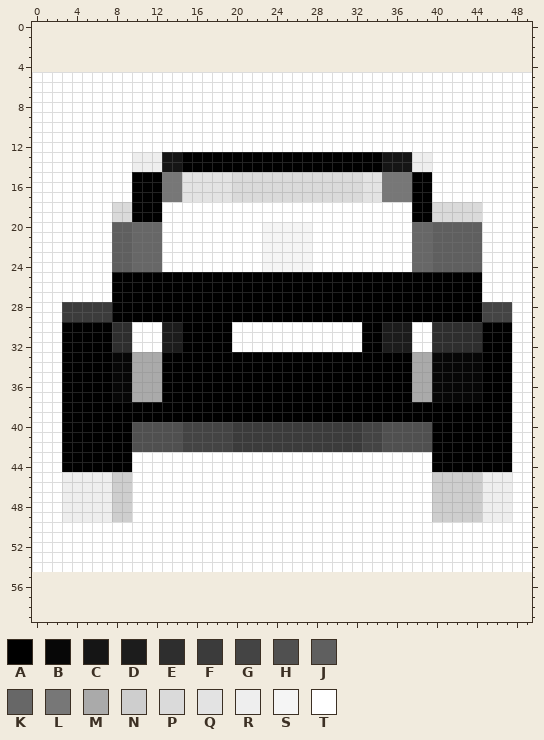
Two versions of one pixel-art sprite, car1.png. That is the earlier state.
The file is 50x50 pixels. Colours within 5 levels of each other are drawn and written as one. The old version is drawn lined up with the new one, on the new canvas.
Palette (. is transparent): A #000000  B #070707  C #151515  D #1c1c1c  E #2e2e2e  F #3b3b3b  G #444444  H #505050  J #5f5f5f  K #676767  L #777777  M #aaaaaa  N #cecece  P #dadada  Q #e3e3e3  R #eeeeee  S #f5f5f5  T #ffffff
Pixels before (only the part around the change), first column x 0:
 0 ..................................................
 1 ..................................................
 2 ..................................................
 3 ..................................................
 4 ..................................................
 5 TTTTTTTTTTTTTTTTTTTTTTTTTTTTTTTTTTTTTTTTTTTTTTTTTT
 6 TTTTTTTTTTTTTTTTTTTTTTTTTTTTTTTTTTTTTTTTTTTTTTTTTT
 7 TTTTTTTTTTTTTTTTTTTTTTTTTTTTTTTTTTTTTTTTTTTTTTTTTT
 8 TTTTTTTTTTTTTTTTTTTTTTTTTTTTTTTTTTTTTTTTTTTTTTTTTT
 9 TTTTTTTTTTTTTTTTTTTTTTTTTTTTTTTTTTTTTTTTTTTTTTTTTT
10 TTTTTTTTTTTTTTTTTTTTTTTTTTTTTTTTTTTTTTTTTTTTTTTTTT
11 TTTTTTTTTTTTTTTTTTTTTTTTTTTTTTTTTTTTTTTTTTTTTTTTTT
12 TTTTTTTTTTTTTTTTTTTTTTTTTTTTTTTTTTTTTTTTTTTTTTTTTT
13 TTTTTTTTTTRRRCCAAAAAAAAAAAAAAAAAAAACCCRRTTTTTTTTTT
14 TTTTTTTTTTRRRCCAAAAAAAAAAAAAAAAAAAACCCRRTTTTTTTTTT
15 TTTTTTTTTTAAALLQQQQQPPPPPPPPPPPPPQQLLLAATTTTTTTTTT
16 TTTTTTTTTTAAALLQQQQQPPPPPPPPPPPPPQQLLLAATTTTTTTTTT
17 TTTTTTTTTTAAALLQQQQQPPPPPPPPPPPPPQQLLLAATTTTTTTTTT
18 TTTTTTTTPPAAATTTTTTTTTTTTTTTTTTTTTTTTTAAPPPPPTTTTT
19 TTTTTTTTPPAAATTTTTTTTTTTTTTTTTTTTTTTTTAAPPPPPTTTTT
20 TTTTTTTTJJKKKTTTTTTTTTTSSSSSTTTTTTTTTTKKJJJJJTTTTT
21 TTTTTTTTJJKKKTTTTTTTTTTSSSSSTTTTTTTTTTKKJJJJJTTTTT
22 TTTTTTTTJJKKKTTTTTTTTTTSSSSSTTTTTTTTTTKKJJJJJTTTTT
23 TTTTTTTTJJKKKTTTTTTTTTTSSSSSTTTTTTTTTTKKJJJJJTTTTT
24 TTTTTTTTJJKKKTTTTTTTTTTSSSSSTTTTTTTTTTKKJJJJJTTTTT
25 TTTTTTTTAAAAAAAAAAAAAAAAAAAAAAAAAAAAAAAAAAAAATTTTT
26 TTTTTTTTAAAAAAAAAAAAAAAAAAAAAAAAAAAAAAAAAAAAATTTTT
27 TTTTTTTTAAAAAAAAAAAAAAAAAAAAAAAAAAAAAAAAAAAAATTTTT
28 TTTFFFFFAAAAAAAAAAAAAAAAAAAAAAAAAAAAAAAAAAAAAGGGTT
29 TTTFFFFFAAAAAAAAAAAAAAAAAAAAAAAAAAAAAAAAAAAAAGGGTT
30 TTTAAAAAEETTTDDAAAAATTTTTTTTTTTTTAADDDTTEEEEEAAATT
31 TTTAAAAAEETTTDDAAAAATTTTTTTTTTTTTAADDDTTEEEEEAAATT
32 TTTAAAAAEETTTDDAAAAATTTTTTTTTTTTTAADDDTTEEEEEAAATT
33 TTTAAAAABBMMMAAAAAAAAAAAAAAAAAAAAAAAAAMMBBBBBAAATT
34 TTTAAAAABBMMMAAAAAAAAAAAAAAAAAAAAAAAAAMMBBBBBAAATT
35 TTTAAAAABBMMMAAAAAAAAAAAAAAAAAAAAAAAAAMMBBBBBAAATT
36 TTTAAAAABBMMMAAAAAAAAAAAAAAAAAAAAAAAAAMMBBBBBAAATT
37 TTTAAAAABBMMMAAAAAAAAAAAAAAAAAAAAAAAAAMMBBBBBAAATT
38 TTTAAAAAAAAAAAAAAAAAAAAAAAAAAAAAAAAAAAAAAAAAAAAATT
39 TTTAAAAAAAAAAAAAAAAAAAAAAAAAAAAAAAAAAAAAAAAAAAAATT
40 TTTAAAAAAAHHHHHGGGGGFFFFFFFFFFFFFGGHHHHHAAAAAAAATT
41 TTTAAAAAAAHHHHHGGGGGFFFFFFFFFFFFFGGHHHHHAAAAAAAATT
42 TTTAAAAAAAHHHHHGGGGGFFFFFFFFFFFFFGGHHHHHAAAAAAAATT
43 TTTAAAAAAATTTTTTTTTTTTTTTTTTTTTTTTTTTTTTAAAAAAAATT
44 TTTAAAAAAATTTTTTTTTTTTTTTTTTTTTTTTTTTTTTAAAAAAAATT
45 TTTRRRRRNNTTTTTTTTTTTTTTTTTTTTTTTTTTTTTTNNNNNRRRTT
46 TTTRRRRRNNTTTTTTTTTTTTTTTTTTTTTTTTTTTTTTNNNNNRRRTT
47 TTTRRRRRNNTTTTTTTTTTTTTTTTTTTTTTTTTTTTTTNNNNNRRRTT
48 TTTRRRRRNNTTTTTTTTTTTTTTTTTTTTTTTTTTTTTTNNNNNRRRTT
49 TTTRRRRRNNTTTTTTTTTTTTTTTTTTTTTTTTTTTTTTNNNNNRRRTT
50 TTTTTTTTTTTTTTTTTTTTTTTTTTTTTTTTTTTTTTTTTTTTTTTTTT
51 TTTTTTTTTTTTTTTTTTTTTTTTTTTTTTTTTTTTTTTTTTTTTTTTTT
52 TTTTTTTTTTTTTTTTTTTTTTTTTTTTTTTTTTTTTTTTTTTTTTTTTT
53 TTTTTTTTTTTTTTTTTTTTTTTTTTTTTTTTTTTTTTTTTTTTTTTTTT
54 TTTTTTTTTTTTTTTTTTTTTTTTTTTTTTTTTTTTTTTTTTTTTTTTTT
55 ..................................................
56 ..................................................
57 ..................................................
58 ..................................................
59 ..................................................
Now the later version:
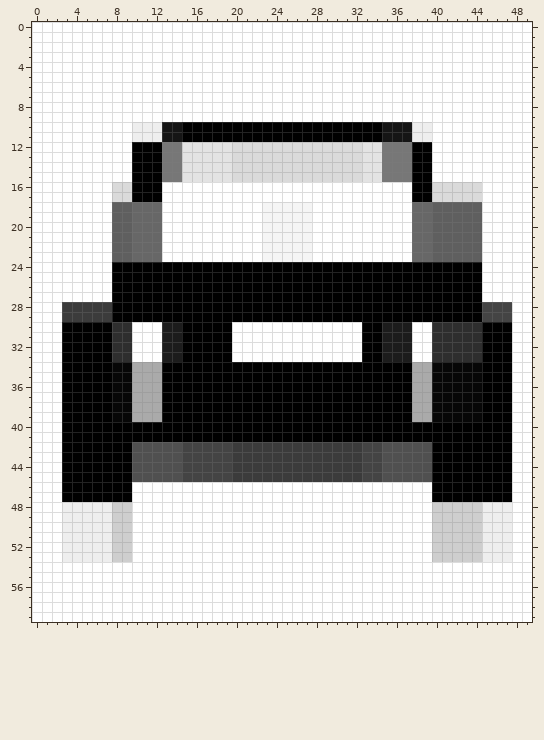
Diff:
canvas 50x50 -> 50x60, the old top-left corner now at 0,5
Changed rows in their new state; - is an unchanged pixel.
first column x 0:
 0 TTTTTTTTTTTTTTTTTTTTTTTTTTTTTTTTTTTTTTTTTTTTTTTTTT
 1 TTTTTTTTTTTTTTTTTTTTTTTTTTTTTTTTTTTTTTTTTTTTTTTTTT
 2 TTTTTTTTTTTTTTTTTTTTTTTTTTTTTTTTTTTTTTTTTTTTTTTTTT
 3 TTTTTTTTTTTTTTTTTTTTTTTTTTTTTTTTTTTTTTTTTTTTTTTTTT
 4 TTTTTTTTTTTTTTTTTTTTTTTTTTTTTTTTTTTTTTTTTTTTTTTTTT
first column x 8:
10 --RRRCCAAAAAAAAAAAAAAAAAAAACCCRR-----
11 --RRRCCAAAAAAAAAAAAAAAAAAAACCCRR-----
12 --AAALLQQQQQPPPPPPPPPPPPPQQLLLAA-----
13 --AAALLQQQQQPPPPPPPPPPPPPQQLLLAA-----
14 --AAALLQQQQQPPPPPPPPPPPPPQQLLLAA-----
16 PP---TTTTTTTTTTTTTTTTTTTTTTTTT--PPPPP
17 PP---TTTTTTTTTTTTTTTTTTTTTTTTT--PPPPP
18 JJKKK----------SSSSS----------KKJJJJJ
19 JJKKK----------SSSSS----------KKJJJJJ
first column x 8:
24 AAAAAAAAAAAAAAAAAAAAAAAAAAAAAAAAAAAAA
first column x 8:
33 EETTTDD-----TTTTTTTTTTTTT--DDDTTEEEEE
first column x 0:
38 --------BBMMM-------------------------MMBBBBB-----
39 --------BBMMM-------------------------MMBBBBB-----
40 ----------AAAAAAAAAAAAAAAAAAAAAAAAAAAAAA----------
41 ----------AAAAAAAAAAAAAAAAAAAAAAAAAAAAAA----------
43 ----------HHHHHGGGGGFFFFFFFFFFFFFGGHHHHH----------
44 ----------HHHHHGGGGGFFFFFFFFFFFFFGGHHHHH----------
45 ---AAAAAAAHHHHHGGGGGFFFFFFFFFFFFFGGHHHHHAAAAAAAA--
46 ---AAAAAAA------------------------------AAAAAAAA--
47 ---AAAAAAA------------------------------AAAAAAAA--
50 ---RRRRRNN------------------------------NNNNNRRR--
51 ---RRRRRNN------------------------------NNNNNRRR--
52 ---RRRRRNN------------------------------NNNNNRRR--
53 ---RRRRRNN------------------------------NNNNNRRR--
55 TTTTTTTTTTTTTTTTTTTTTTTTTTTTTTTTTTTTTTTTTTTTTTTTTT
56 TTTTTTTTTTTTTTTTTTTTTTTTTTTTTTTTTTTTTTTTTTTTTTTTTT
57 TTTTTTTTTTTTTTTTTTTTTTTTTTTTTTTTTTTTTTTTTTTTTTTTTT
58 TTTTTTTTTTTTTTTTTTTTTTTTTTTTTTTTTTTTTTTTTTTTTTTTTT
59 TTTTTTTTTTTTTTTTTTTTTTTTTTTTTTTTTTTTTTTTTTTTTTTTTT
Pixel boxes of the changes (left, top, right, bottom) in both pictures:
added: (32, 22, 532, 72)
changed: (112, 122, 482, 222)
changed: (112, 262, 482, 272)
changed: (32, 352, 532, 622)
